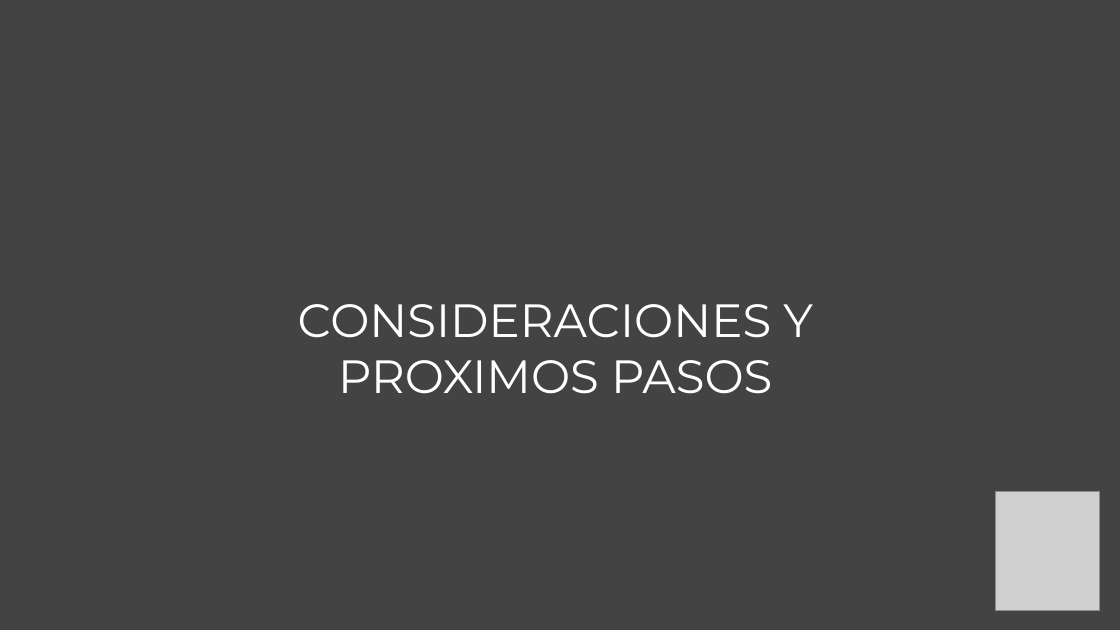
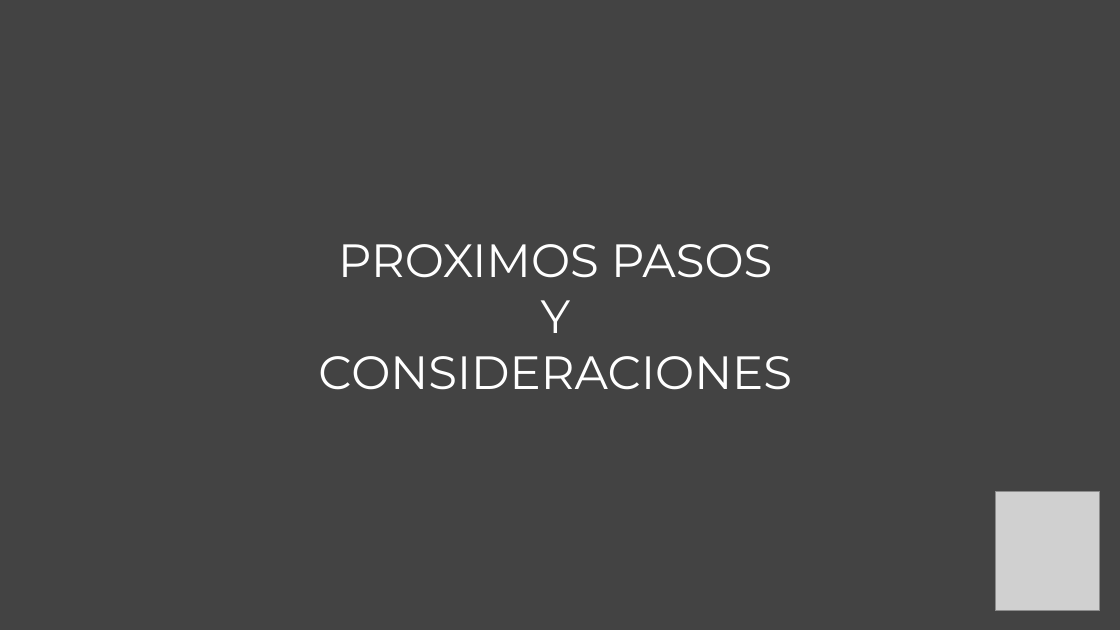
Before and after one commit to josuemzx/Chatbot-para-refugiados, a slide deck: slide 13 of doc/Template_ppt_sesion_Chatbot_para_refugiados.pptx. Drawn at 1120x630 pixels with LibreOffice and Linux fonts; fonts in the diff are those of the drawing; grey boxes stand for pictures. Boxes give left, top, right and bottom in pixels: in the first picture for what was removed or moved away, otherwise in the second. Text is boxed around its words. In the diff, an @@ line names an element or a change of style, - is before the commit and + after.

Commit message:
Update Template_ppt_sesion_Chatbot_para_refugiados.pptx
Incluyo DRAFT de diapositivas "Próximos pasos y Consideraciones" y comentarios. Pendiente de revisar imágenes, speech y foto,

```diff
--- a/doc/Template_ppt_sesion_Chatbot_para_refugiados.pptx
+++ b/doc/Template_ppt_sesion_Chatbot_para_refugiados.pptx
@@ text "PROXIMOS PASOS" at (318,244,792,390): vertical alignment top to middle @@
@@ text at (318,244,792,390): text changed @@
-CONSIDERACIONES Y PROXIMOS PASOS
+PROXIMOS PASOS
+Y
+CONSIDERACIONES
```
Also in this commit, not shown: 2 slides added, 3 slides removed.
